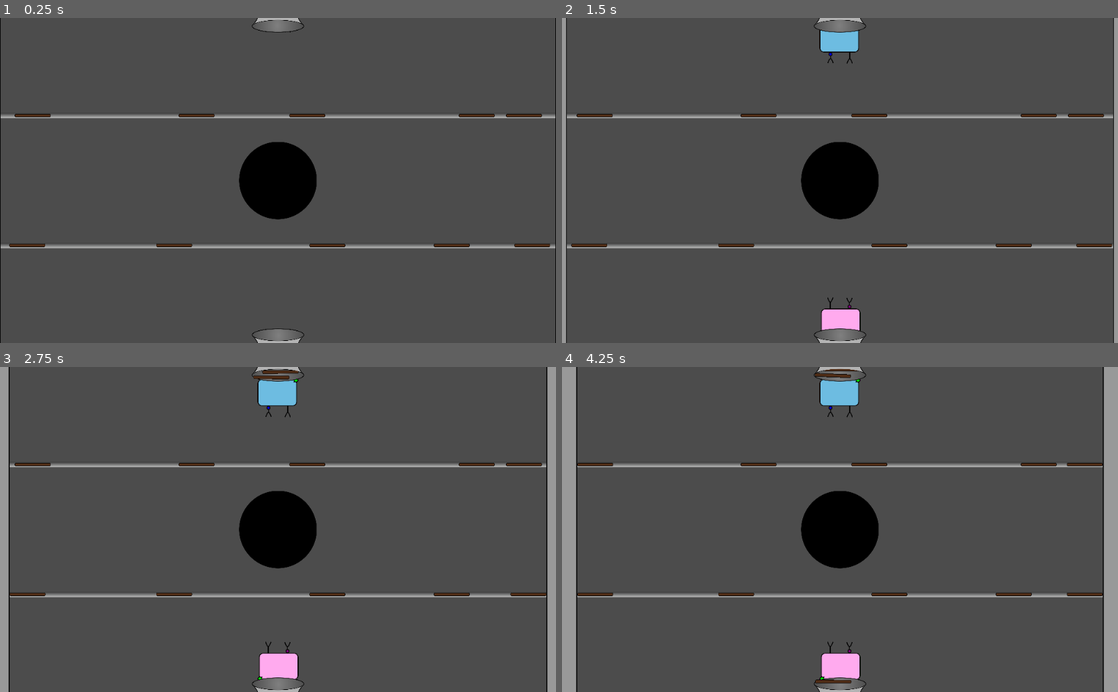
Above: before the commit, frames 1-4 (two rows, left to right).
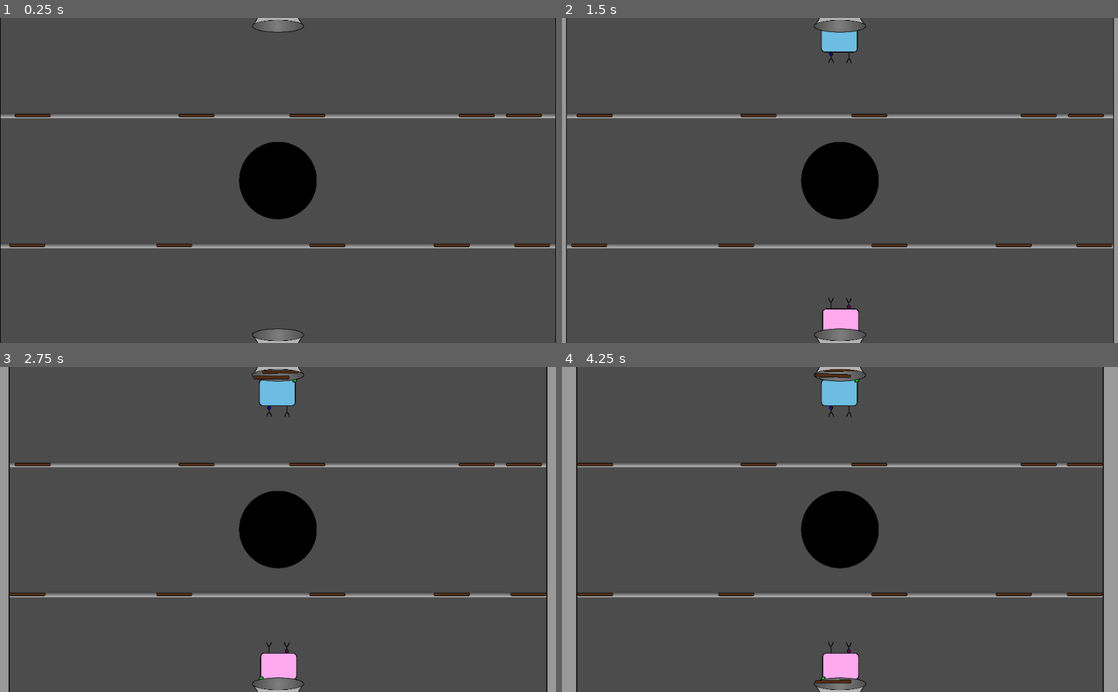
Above: after the commit, the same moments.

Repository: hgcummings/garbage-crusher
Game: Godot game, scene res://Main.tscn
Same seed, same stepped clock (60 frames per second), same inputs: the game is played once before the commit and once after it. This scene is started directly instead of the project's main scene.
Inputs (mouse positions are in pixels of both pictures, inside the frame that each line leads up to):
- Up to frame 1 (0.25 s): no input
- Up to frame 2 (1.5 s): tap Enter at 0.5 s; move the mouse to (962, 164) at 0.52 s; click (962, 164) at 0.67 s; move the mouse to (728, 196) at 1.27 s; click (728, 196) at 1.42 s
- Up to frame 3 (2.75 s): move the mouse to (333, 458) at 2.02 s; click (333, 458) at 2.17 s
- Up to frame 4 (4.25 s): move the mouse to (834, 376) at 2.77 s; click (834, 376) at 2.92 s; move the mouse to (840, 370) at 3.52 s; click (840, 370) at 3.67 s

The runs differ from the first frame. In frame 1, less than 0.1% of the frame differs, in the area x 47-53%, y 4-96%; in frame 2, 0.2%; in frame 3, 0.2%; in frame 4, 0.3%, in the area x 45-54%, y 1-97%.

Commit message:
shrink players

Diff:
--- a/Player.tscn
+++ b/Player.tscn
@@ -6,7 +6,7 @@
 [ext_resource path="res://sprites/player/sprite-blue-holding.png" type="Texture" id=4]
 
 [sub_resource type="RectangleShape2D" id=1]
-extents = Vector2( 35, 23.5 )
+extents = Vector2( 29, 23.5 )
 
 [node name="Player" type="KinematicBody2D"]
 z_index = 10
@@ -18,7 +18,8 @@
 busy_sprite = ExtResource( 3 )
 
 [node name="Sprite" type="Sprite" parent="."]
-scale = Vector2( 0.237013, 0.237013 )
+position = Vector2( -3.8147e-06, 0 )
+scale = Vector2( 0.22082, 0.237013 )
 texture = ExtResource( 1 )
 
 [node name="CollisionShape2D" type="CollisionShape2D" parent="."]
